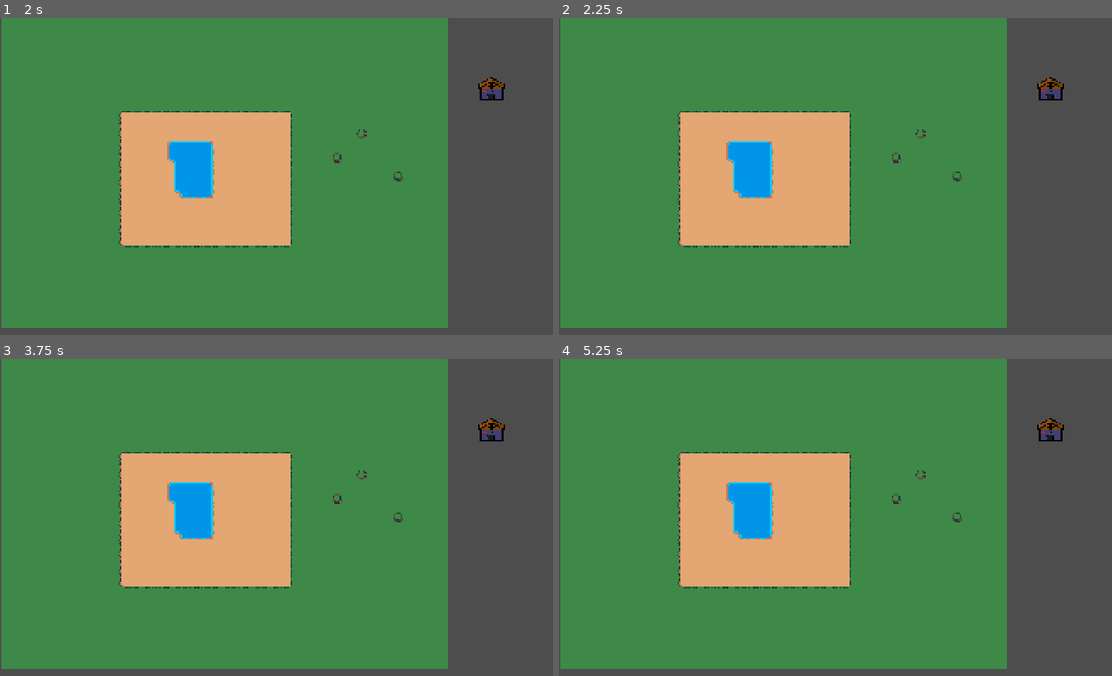
Above: before the commit, frames 1-4 (two rows, left to right).
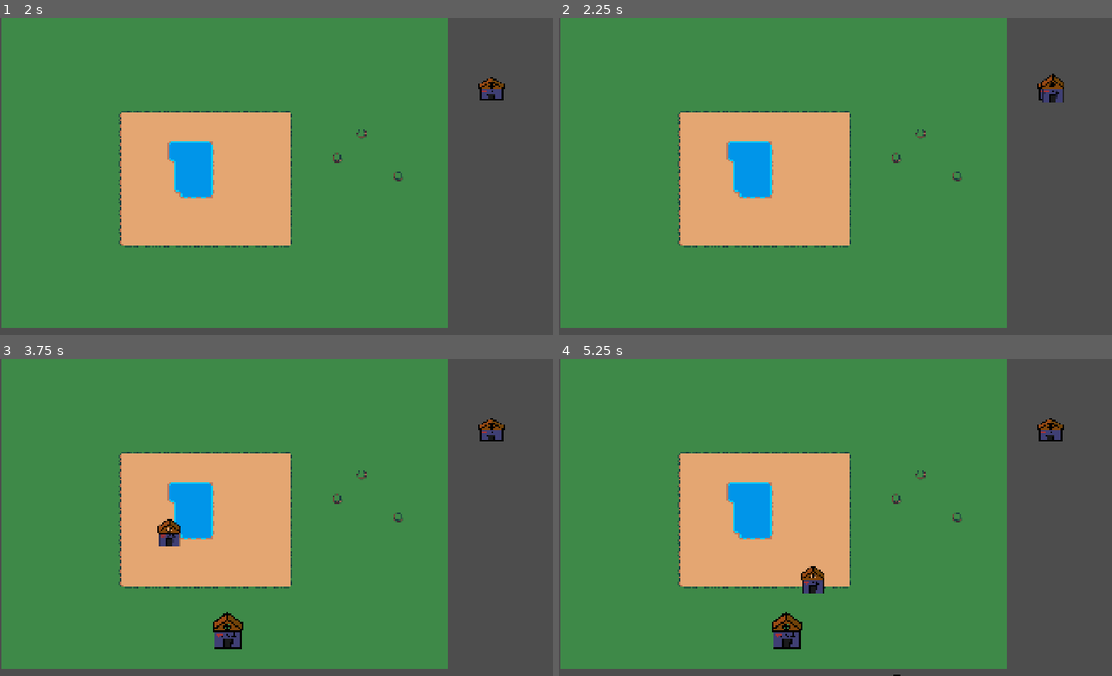
Above: after the commit, the same moments.

Repository: akamikado/brainless-jam
Game: Godot game, scene res://Nodes/main.tscn
The game is run twice, just before and just after one commit, with the same random seed, the same clock (stepped at 60 frames per second) and the same inputs.
Inputs (mouse positions are in pixels of both pictures, inside the frame that each line leads up to):
- Up to frame 1 (2 s): click (492, 87) at 0.5 s; click (492, 87) at 1.25 s
- Up to frame 2 (2.25 s): click (1051, 87) at 2 s
- Up to frame 3 (3.75 s): tap Enter at 2.75 s; move the mouse to (403, 501) at 2.77 s; click (403, 501) at 2.92 s; tap Space at 3.5 s; move the mouse to (171, 533) at 3.52 s; click (171, 533) at 3.67 s
- Up to frame 4 (5.25 s): tap Enter at 4.25 s; move the mouse to (896, 447) at 4.27 s; click (896, 447) at 4.42 s; tap Space at 5 s; move the mouse to (813, 580) at 5.02 s; click (813, 580) at 5.17 s

Frame 1 is identical in both runs. In frame 2, 0.2% of the frame differs, in the area x 87-92%, y 17-27%; in frame 3, 0.8%; in frame 4, 0.8%, in the area x 38-62%, y 65-100%.

Commit message:
placing buildings is working but positions are wrong

Diff:
--- a/building_base.tscn
+++ b/Nodes/building_base.tscn
@@ -1,12 +1,12 @@
 [gd_scene format=3 uid="uid://dv4ouyl3g4y1q"]
 
 [ext_resource type="Texture2D" uid="uid://ccjb8eq1bmglk" path="res://Assets/Buildings/ant-hatchery.png" id="1_7yitx"]
-[ext_resource type="Script" uid="uid://o2fri7xhtmx3" path="res://building_base.gd" id="1_t8nav"]
+[ext_resource type="Script" uid="uid://o2fri7xhtmx3" path="res://Scripts/building_base.gd" id="1_t8nav"]
 
 [sub_resource type="RectangleShape2D" id="RectangleShape2D_thl5k"]
 size = Vector2(71, 23)
 
-[node name="Node2D" type="Node2D" unique_id=1441197407]
+[node name="Building" type="Node2D" unique_id=1441197407]
 script = ExtResource("1_t8nav")
 
 [node name="Area2D" type="Area2D" parent="." unique_id=1210385499]
--- a/Nodes/main.tscn
+++ b/Nodes/main.tscn
@@ -24,4 +24,4 @@
 script = ExtResource("4_uxqe4")
 
 [connection signal="selected_building" from="BuildingSelectionArea" to="SelectedBuilding" method="_on_building_selection_area_selected_building"]
-[connection signal="place_building" from="SelectedBuilding" to="Map" method="_on_selected_building_place_building" binds= [Vector2i(0, 0)]]
+[connection signal="place_building" from="SelectedBuilding" to="Map" method="_on_selected_building_place_building"]
--- a/Scripts/map.gd
+++ b/Scripts/map.gd
@@ -1,6 +1,4 @@
 extends Node2D
-
-var buildings: Array[Sprite2D]
 
 func _ready() -> void:
 	pass
@@ -9,7 +7,8 @@
 func _process(delta: float) -> void:
 	pass
 
-
-func _on_selected_building_place_building(position: Vector2i) -> void:
-	#TODO: add position and texture somehow
-	buildings.append(Sprite2D.new())
+func _on_selected_building_place_building(building_position: Vector2) -> void:
+	var new = preload("res://Nodes/building_base.tscn")
+	var node = new.instantiate()
+	(node as Node2D).global_position = building_position
+	add_child(node)
--- a/Scripts/selected_building.gd
+++ b/Scripts/selected_building.gd
@@ -5,12 +5,11 @@
 var ant_hatchery_texture = load("res://Assets/Buildings/ant-hatchery.png")
 
 func _ready() -> void:
-	pass
+	visible = false
 
 func _input(event: InputEvent) -> void:
-	if is_visible_in_tree():
-		if event is InputEventMouseButton:
-			place_building.emit(global_position)
+	if visible and event is InputEventMouseButton and event.button_index == MOUSE_BUTTON_LEFT and event.is_pressed():
+		place_building.emit(global_position)
 
 func _process(delta: float) -> void:
 	if is_visible_in_tree():
@@ -18,6 +17,7 @@
 
 func _on_building_selection_area_selected_building(type: String) -> void:
 	if type == "hidden":
-		hide()
+		visible = false
 	elif type == "ant_hatchery":
+		visible = true
 		texture = ant_hatchery_texture
Renamed: building_base.gd -> Scripts/building_base.gd
Renamed: building_base.gd.uid -> Scripts/building_base.gd.uid
